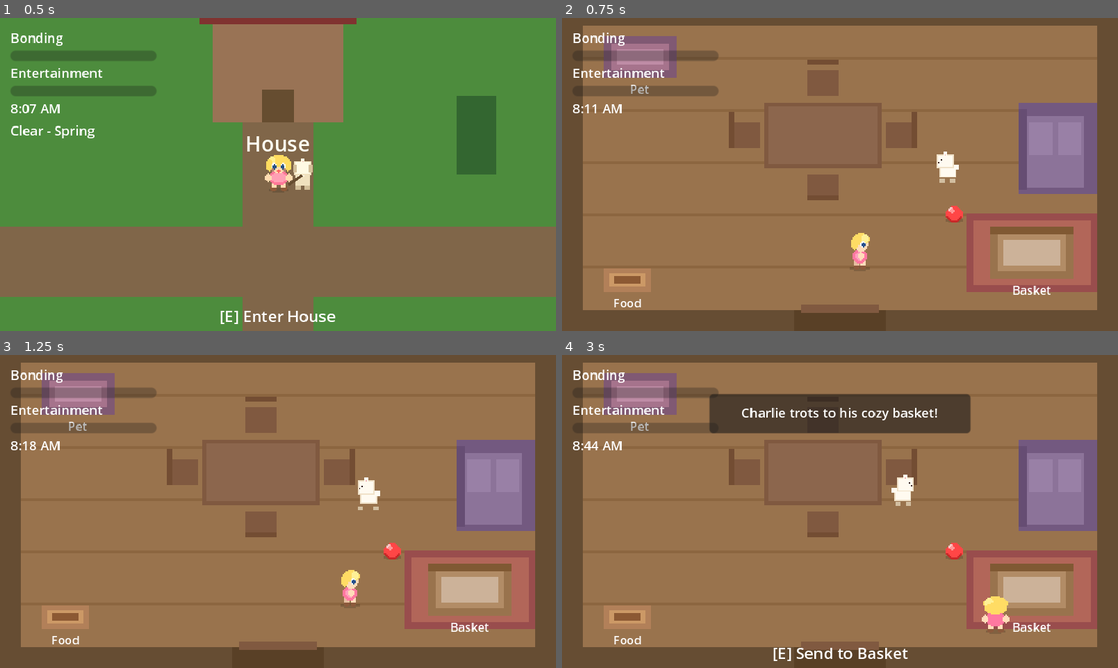
Above: before the commit, frames 1-4 (two rows, left to right).
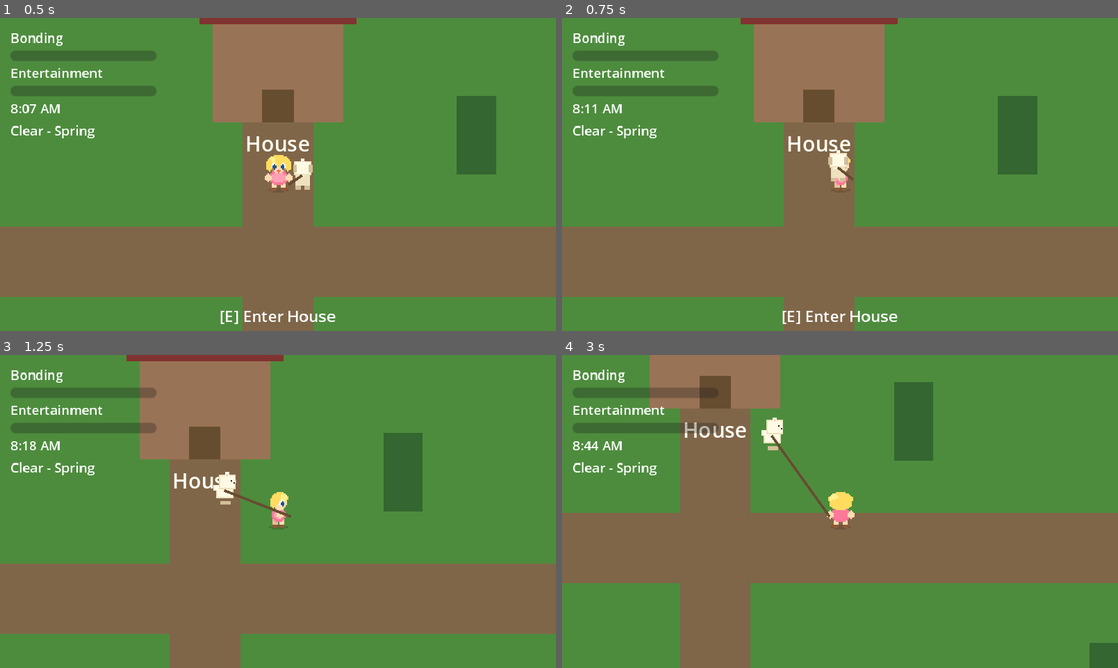
Above: after the commit, the same moments.

Repository: scs3jb/charliegotchi
Game: Godot game, scene res://scenes/Overworld.tscn
The game is run twice, just before and just after one commit, with the same random seed, the same clock (stepped at 60 frames per second) and the same inputs. This scene is started directly instead of the project's main scene.
Inputs:
- Up to frame 1 (0.5 s): no input
- Up to frame 2 (0.75 s): tap Enter at 0.5 s; hold D (move_right) from 0.53 s (still down); hold E (interact) from 0.53 s (still down)
- Up to frame 3 (1.25 s): keep holding D (move_right); keep holding E (interact)
- Up to frame 4 (3 s): release D (move_right) at 1.28 s; release E (interact) at 1.28 s; hold S (move_down) 1.28-2.03 s; tap E (interact) at 1.35, 2.85 s; hold D (move_right) 2.03-2.78 s; hold E (interact) 2.03-2.78 s; hold W (move_up) from 2.78 s (still down)

Frame 1 is identical in both runs. In frame 2, 90% of the frame differs, in the area x 0-100%, y 0-100%; in frame 3, 91%; in frame 4, 96%.
Error after the commit: Invalid call. Nonexistent function 'set_charlie' in base 'Node2D'. (res://scripts/scenes/Overworld.gd:26)

Commit message:
Adding some animals for Charlie to get distracted by

Diff:
--- a/scenes/Overworld.tscn
+++ b/scenes/Overworld.tscn
@@ -4,6 +4,7 @@
 [ext_resource type="Script" path="res://scripts/player/Player.gd" id="2_player"]
 [ext_resource type="Script" path="res://scripts/charlie/Charlie.gd" id="3_charlie"]
 [ext_resource type="Script" path="res://scripts/ui/HUD.gd" id="4_hud"]
+[ext_resource type="Script" path="res://scripts/wildlife/WildlifeSpawner.gd" id="9_wildlife_spawner"]
 [ext_resource type="Texture2D" path="res://assets/sprites/characters/player_spritesheet.png" id="5_player_sprite"]
 [ext_resource type="Texture2D" path="res://assets/sprites/characters/charlie_spritesheet.png" id="6_charlie_sprite"]
 [ext_resource type="SpriteFrames" path="res://assets/sprites/characters/charlie_sprite_frames.tres" id="7_charlie_frames"]
@@ -342,6 +343,9 @@
 [node name="LeashLine" type="Line2D" parent="."]
 width = 2.0
 default_color = Color(0.4, 0.3, 0.2, 1)
+
+[node name="WildlifeSpawner" type="Node2D" parent="."]
+script = ExtResource("9_wildlife_spawner")
 
 [node name="AmbientLight" type="CanvasModulate" parent="."]
 color = Color(1, 1, 0.95, 1)
--- a/scripts/charlie/Charlie.gd
+++ b/scripts/charlie/Charlie.gd
@@ -34,6 +34,12 @@
 var resistance_amount: float = 0.0  # 0.0 to 1.0, how much Charlie is resisting
 var leash_wander_timer: float = 0.0
 var leash_wander_direction: Vector2 = Vector2.ZERO
+
+# Wildlife attraction
+var attracted_to_wildlife: Node2D = null
+var wildlife_excitement: float = 0.0  # 0.0 to 1.0
+var wildlife_attraction_radius: float = 120.0
+var wildlife_spawner_ref: Node = null
 
 # Animation
 var facing_direction: String = "down"
@@ -442,17 +448,37 @@
 	is_resisting = false
 	resistance_amount = 0.0
 
-	# High bonding (>= 0.5): Charlie follows the player nicely
+	# Check for nearby wildlife
+	_check_wildlife_attraction(delta)
+
+	# Calculate how distracted Charlie is by wildlife
+	# Higher bonding = less distraction (trained dogs focus better)
+	var distraction_factor = wildlife_excitement * (1.0 - GameState.bonding * 0.7)
+
+	# High bonding (>= 0.5): Charlie follows the player nicely (but may be distracted)
 	if GameState.bonding >= 0.5:
 		# Match player position with offset
 		var target = player_ref.global_position + Vector2(20, 20)
-		if global_position.distance_to(target) > 5:
-			var direction = (target - global_position).normalized()
-			velocity = direction * speed
-		else:
-			velocity = Vector2.ZERO
-	else:
-		# Low bonding: Charlie wanders randomly
+
+		# If attracted to wildlife, bias toward it
+		if attracted_to_wildlife and is_instance_valid(attracted_to_wildlife) and distraction_factor > 0.2:
+			var wildlife_dir = (attracted_to_wildlife.global_position - global_position).normalized()
+			var player_dir = (target - global_position).normalized()
+			# Blend between player and wildlife based on distraction
+			var blended_dir = (player_dir * (1.0 - distraction_factor) + wildlife_dir * distraction_factor).normalized()
+
+			if global_position.distance_to(target) > 5:
+				velocity = blended_dir * speed * (1.0 + distraction_factor * 0.5)  # Slightly faster when excited
+			else:
+				velocity = wildlife_dir * speed * distraction_factor * 0.5  # Pull toward wildlife
+		else:
+			if global_position.distance_to(target) > 5:
+				var direction = (target - global_position).normalized()
+				velocity = direction * speed
+			else:
+				velocity = Vector2.ZERO
+	else:
+		# Low bonding: Charlie wanders randomly (or toward wildlife)
 		leash_wander_timer -= delta
 
 		if leash_wander_timer <= 0:
@@ -462,6 +488,10 @@
 			else:
 				leash_wander_direction = Vector2(randf_range(-1, 1), randf_range(-1, 1)).normalized()
 			leash_wander_timer = randf_range(1.0, 3.0)
+
+		# If attracted to wildlife, override wander direction
+		if attracted_to_wildlife and is_instance_valid(attracted_to_wildlife) and distraction_factor > 0.3:
+			leash_wander_direction = (attracted_to_wildlife.global_position - global_position).normalized()
 
 		# Movement based on leash tension
 		if distance_to_player >= leash_max_distance:
@@ -475,7 +505,10 @@
 			velocity = wander_velocity + pull_velocity
 		else:
 			# Free to wander within leash range
-			velocity = leash_wander_direction * speed * 0.5
+			var wander_speed = speed * 0.5
+			if distraction_factor > 0.3:
+				wander_speed = speed * 0.8  # Faster when excited about wildlife
+			velocity = leash_wander_direction * wander_speed
 
 	# Calculate resistance: only when leash is taut (>70%) AND player moving AWAY from Charlie
 	if leash_tension >= 0.7 and player_velocity.length() > 5:
@@ -489,6 +522,12 @@
 			# Resistance scales from 0 at 70% to full at 100%
 			var tension_factor = clampf((leash_tension - 0.7) / 0.3, 0.0, 1.0)
 			resistance_amount = tension_factor * moving_away_factor
+
+			# Extra resistance if Charlie is excited about wildlife
+			if distraction_factor > 0.3:
+				resistance_amount += distraction_factor * 0.3
+
+			resistance_amount = clampf(resistance_amount, 0.0, 1.0)
 			is_resisting = resistance_amount > 0.1
 
 			# When at max leash length, Charlie gets dragged reluctantly
@@ -499,6 +538,33 @@
 				# Maximum resistance when being dragged
 				resistance_amount = 1.0
 				is_resisting = true
+
+func _check_wildlife_attraction(delta: float) -> void:
+	# Find nearest wildlife within attraction radius
+	attracted_to_wildlife = null
+
+	if wildlife_spawner_ref and wildlife_spawner_ref.has_method("get_nearest_wildlife_to"):
+		var nearest = wildlife_spawner_ref.get_nearest_wildlife_to(global_position)
+		if nearest and is_instance_valid(nearest):
+			var dist = global_position.distance_to(nearest.global_position)
+			if dist < wildlife_attraction_radius:
+				attracted_to_wildlife = nearest
+
+	# Update excitement level
+	if attracted_to_wildlife:
+		# Excitement builds when wildlife is nearby
+		var distance = global_position.distance_to(attracted_to_wildlife.global_position)
+		var closeness = 1.0 - (distance / wildlife_attraction_radius)
+		wildlife_excitement = lerpf(wildlife_excitement, closeness, delta * 3.0)
+	else:
+		# Excitement fades when no wildlife
+		wildlife_excitement = lerpf(wildlife_excitement, 0.0, delta * 2.0)
+
+func set_wildlife_spawner(spawner: Node) -> void:
+	wildlife_spawner_ref = spawner
+
+func get_wildlife_excitement() -> float:
+	return wildlife_excitement
 
 func _update_animation() -> void:
 	if not animated_sprite or not animated_sprite.sprite_frames:
--- a/scripts/scenes/Overworld.gd
+++ b/scripts/scenes/Overworld.gd
@@ -9,6 +9,7 @@
 @onready var hud: CanvasLayer = $HUD
 @onready var interaction_prompt: Label = $HUD/InteractionPrompt
 @onready var weather_label: Label = $HUD/MarginContainer/VBoxContainer/WeatherLabel
+@onready var wildlife_spawner: Node2D = $WildlifeSpawner
 
 var nearby_interactable: Node = null
 
@@ -19,6 +20,12 @@
 
 	# Give player reference to Charlie for leash mechanics
 	player.set_charlie(charlie)
+
+	# Set up wildlife spawner
+	if wildlife_spawner:
+		wildlife_spawner.set_charlie(charlie)
+		wildlife_spawner.set_player(player)
+		charlie.set_wildlife_spawner(wildlife_spawner)
 
 	# Connect signals
 	player.interact_pressed.connect(_on_interact_pressed)
@@ -54,13 +61,26 @@
 	leash_line.add_point(player_leash_point)
 	leash_line.add_point(charlie_leash_point)
 
-	# Change leash color and width based on resistance
+	# Get excitement level for wildlife
+	var excitement = charlie.get_wildlife_excitement() if charlie.has_method("get_wildlife_excitement") else 0.0
+
+	# Change leash color and width based on resistance and excitement
 	var resistance = charlie.get_leash_resistance()
 	if resistance > 0.1:
 		# Taut/stressed - darker color, scales with resistance
 		var taut_color = Color(0.5, 0.25, 0.15, 1).lerp(Color(0.6, 0.2, 0.1, 1), resistance)
+		# Add orange tint when excited about wildlife
+		if excitement > 0.2:
+			var excited_color = Color(0.9, 0.5, 0.1, 1)  # Orange
+			taut_color = taut_color.lerp(excited_color, excitement * 0.5)
 		leash_line.default_color = taut_color
 		leash_line.width = 2.0 + resistance  # Slightly thicker when taut
+	elif excitement > 0.2:
+		# Not taut but excited - show orange tint
+		var normal_color = Color(0.4, 0.3, 0.2, 1)
+		var excited_color = Color(0.8, 0.5, 0.2, 1)  # Light orange
+		leash_line.default_color = normal_color.lerp(excited_color, excitement * 0.6)
+		leash_line.width = 2.0
 	else:
 		leash_line.default_color = Color(0.4, 0.3, 0.2, 1)  # Normal color
 		leash_line.width = 2.0
